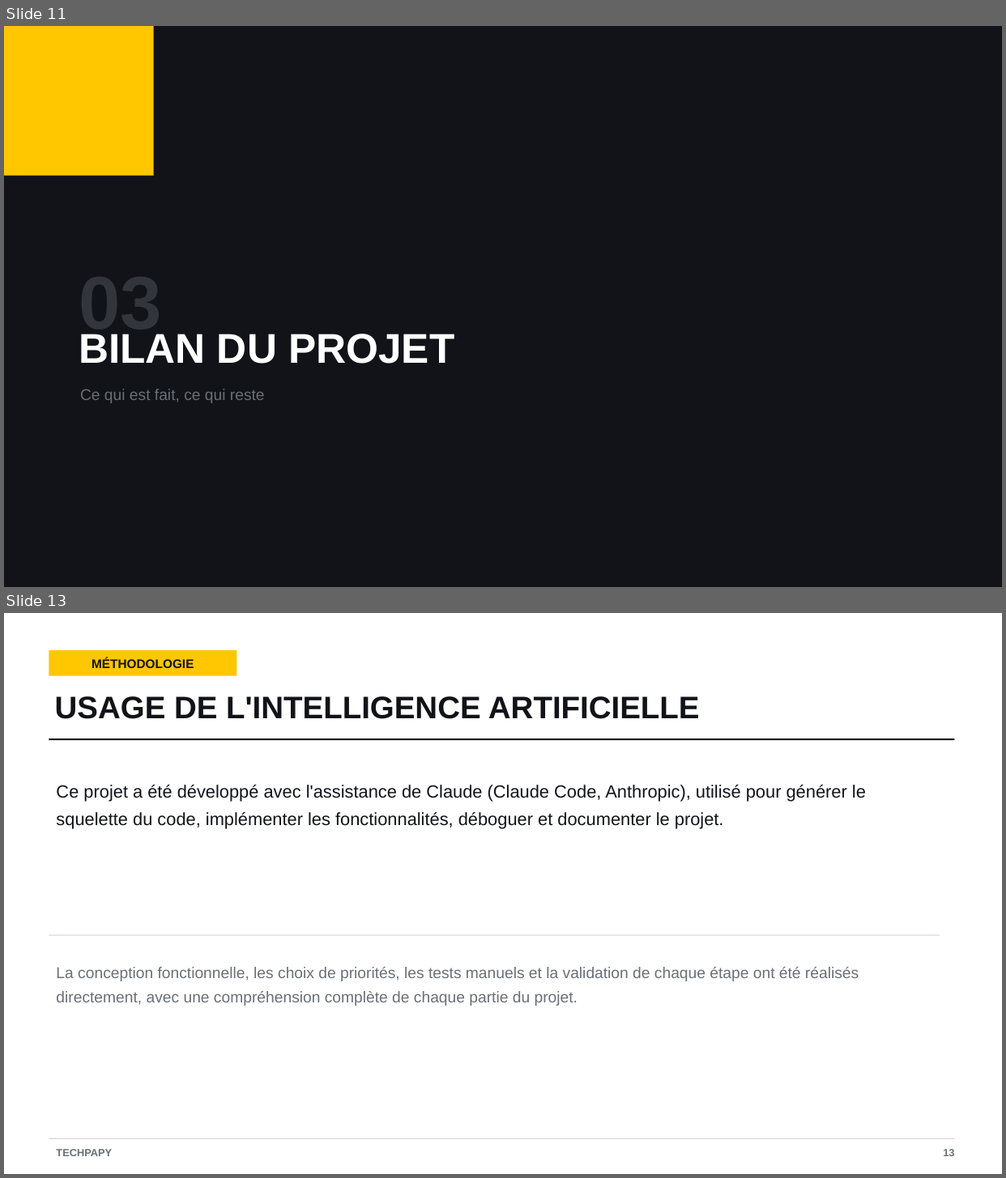
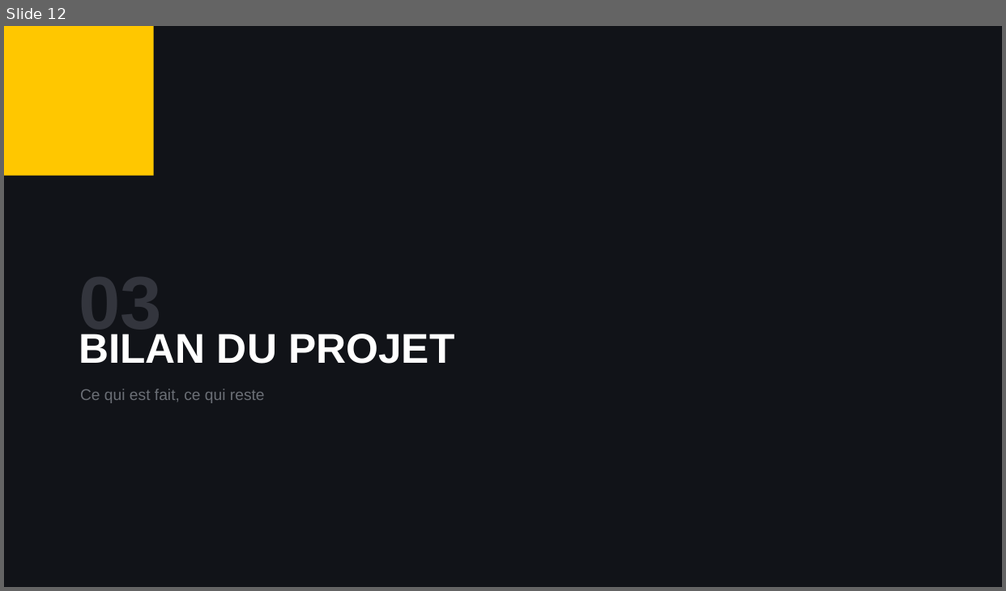
Before and after one commit to wiameazim/Techpapy_v1, a slide deck: TechPapy_Presentation.pptx. Shown one above the other, each under a label of ours: slides 11 and 13 before the commit, slide 12 after it; the slides between them are not shown. The pictures are 1006x1178 and 1006x591 pixels, drawn with LibreOffice and Linux fonts; fonts in the diff are those of the drawing. Boxes give left, top, right and bottom in pixels: in the first picture for what was removed or moved away, otherwise in the second. Text is boxed around its words. In the diff, an @@ line names an element or a change of style, - is before the commit and + after.

```diff
--- a/TechPapy_Presentation.pptx
+++ b/TechPapy_Presentation.pptx
@@ slide 13 removed at [4,613,1002,1174], background #FFFFFF @@
@@ rectangle removed at [49,650,236,676] @@
-MÉTHODOLOGIE
@@ text removed at [55,696,700,719] @@
-USAGE DE L'INTELLIGENCE ARTIFICIELLE
@@ rectangle removed at [49,739,955,740] @@
@@ text removed at [56,785,866,829] @@
-Ce projet a été développé avec l'assistance de Claude (Claude Code, Anthropic), utilisé pour générer le squelette du code, implémenter les fonctionnalités, déboguer et documenter le projet.
@@ rectangle removed at [49,935,940,935] @@
@@ text removed at [56,967,859,1006] @@
-La conception fonctionnelle, les choix de priorités, les tests manuels et la validation de chaque étape ont été réalisés directement, avec une compréhension complète de chaque partie du projet.
@@ rectangle removed at [49,1139,955,1139] @@
@@ text removed at [56,1149,112,1157] @@
-TECHPAPY
@@ text removed at [943,1149,954,1157] @@
-13
@@ what was slide 11 is now slide 12 @@
```
Also in this commit, not shown: 3 slides changed, 1 slide added, 4 other files.
